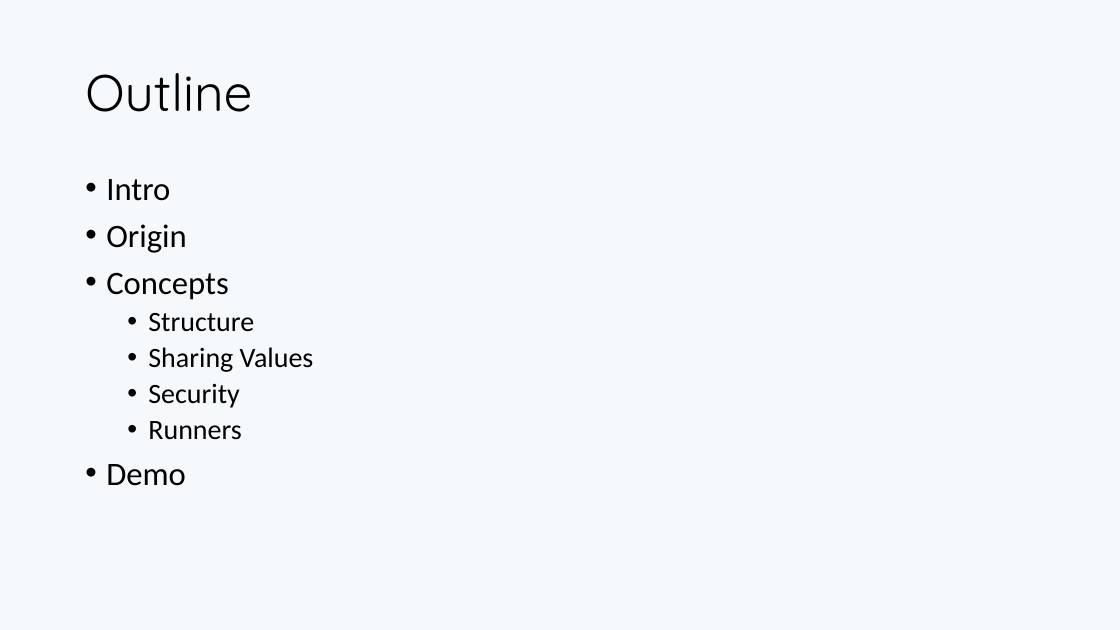
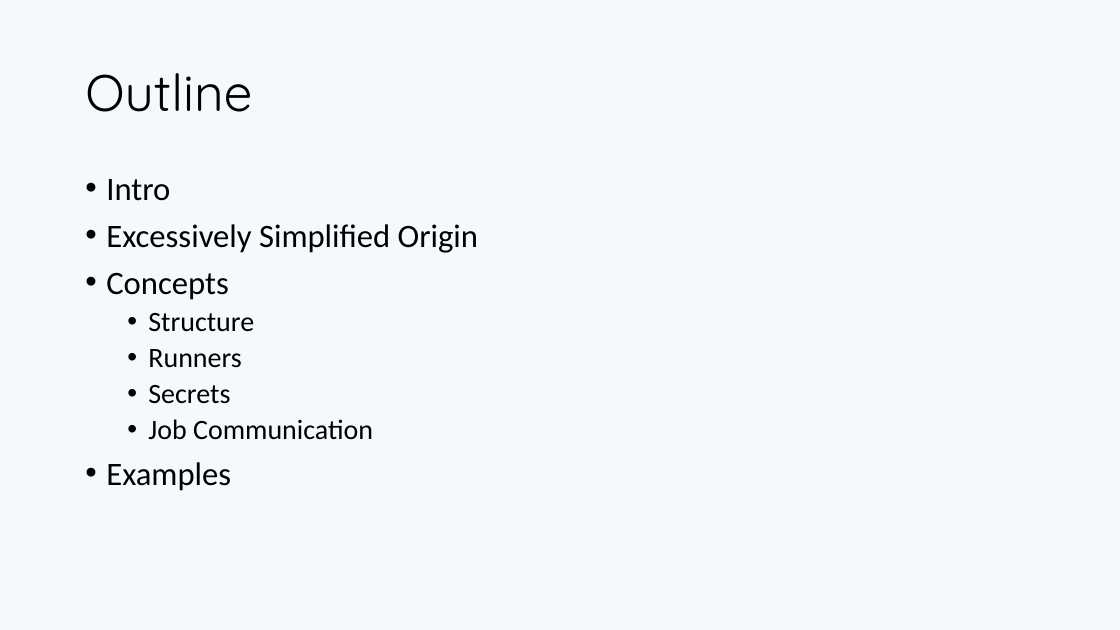
Before and after one commit to PaulRiviera/Demos, a slide deck: slide 3 of GitHub_Actions_101/Actions101.pptx. Drawn at 1120x630 pixels with LibreOffice and Linux fonts; fonts in the diff are those of the drawing. Boxes give left, top, right and bottom in pixels: in the first picture for what was removed or moved away, otherwise in the second. Text is boxed around its words. In the diff, an @@ line names an element or a change of style, - is before the commit and + after.

Commit message:
update deck

```diff
--- a/GitHub_Actions_101/Actions101.pptx
+++ b/GitHub_Actions_101/Actions101.pptx
@@ text at (106,224,478,253): text changed @@
-• Origin
+• Excessively Simplified Origin
@@ text at (148,347,314,408): paragraphs removed @@
-  • Sharing Values
-  • Security
@@ text at (106,385,373,491): text changed; size 28 to 24 pt @@
-• Demo
+  • Secrets
+  • Job Communication
+• Examples
```
Also in this commit, not shown: 4 other slides changed, 5 slides added, 5 slides removed, 1 other file.
